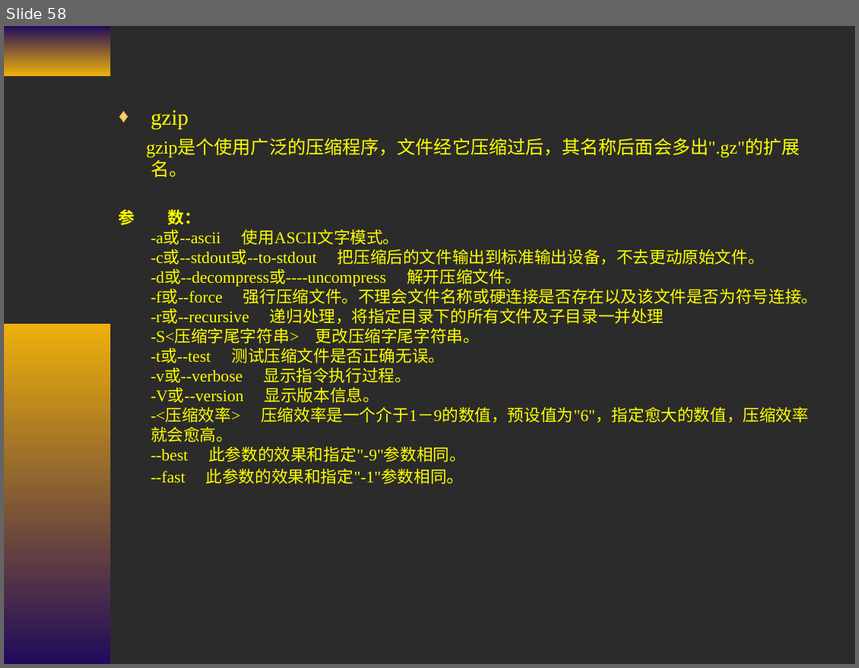
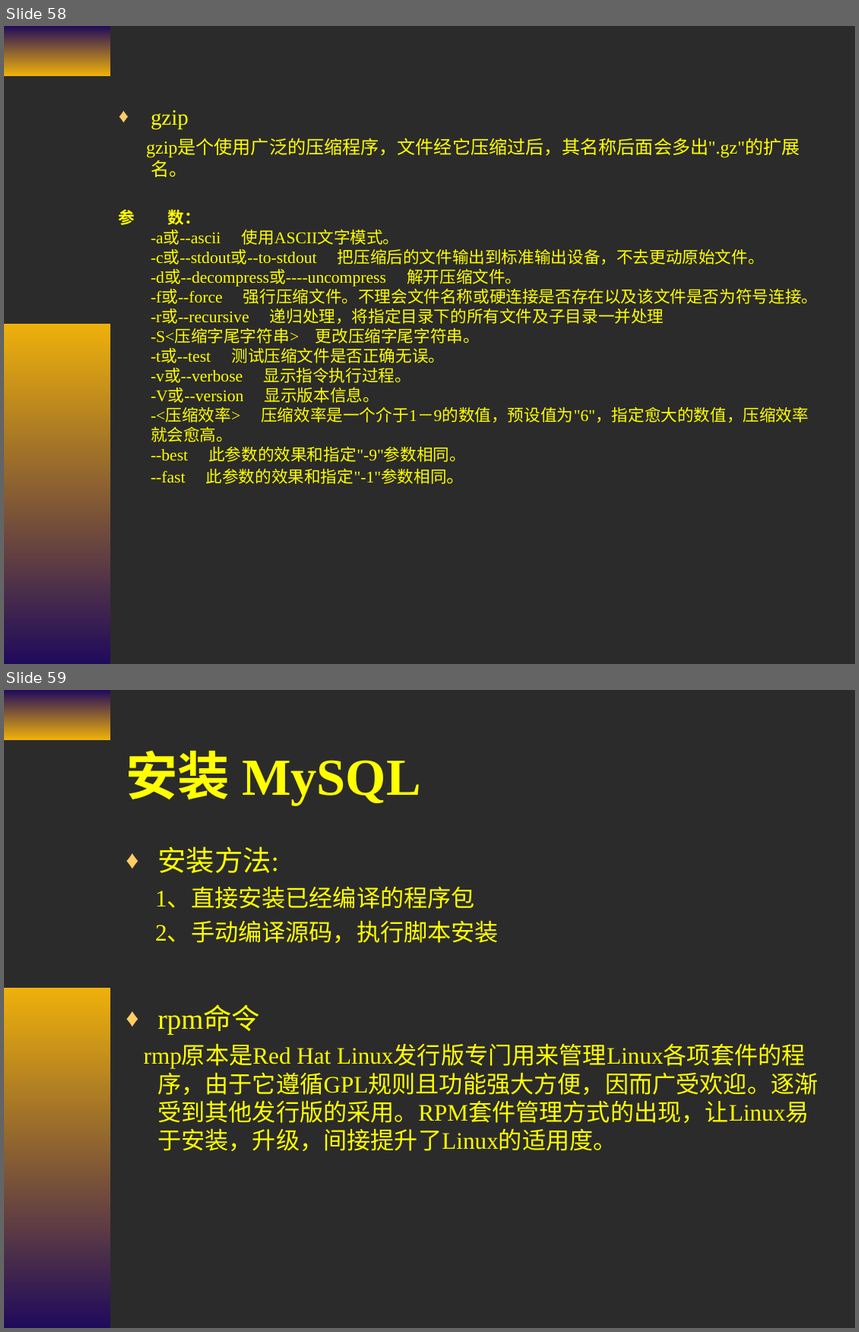
Before and after one commit to cash2one/ekproject, a slide deck: workSpace/temp/资料/复件 第二章 Linux常用命令.ppt. Shown one above the other, each under a label of ours: slide 58 before the commit, slides 58 and 59 after it. The pictures are 859x668 and 859x1332 pixels, drawn with LibreOffice and Linux fonts; fonts in the diff are those of the drawing; background and template pictures are left out; a plain dark background stands for a picture behind light text. Boxes give left, top, right and bottom in pixels: in the first picture for what was removed or moved away, otherwise in the second. Text is boxed around its words. In the diff, an @@ line names an element or a change of style, - is before the commit and + after.

```diff
--- a/workSpace/temp/资料/复件 第二章 Linux常用命令.ppt
+++ b/workSpace/temp/资料/复件 第二章 Linux常用命令.ppt
@@ slide 59 added at [4, 690, 855, 1328], background picture (left out); not listed: 2 template elements that a slide beside it also shows @@
@@ title added at [126, 750, 421, 806], 44 pt, text #FFFF00, bold @@
+安装 MySQL
@@ text added at [144, 847, 818, 1151], 20 pt, text #FFFF00 @@
+♦ 安装方法:
+1、直接安装已经编译的程序包
+2、手动编译源码，执行脚本安装
+♦ rpm命令
+rmp原本是Red Hat Linux发行版专门用来管理Linux各项套件的程序，由于它遵循GPL规则且功能强大方便，因而广受欢迎。逐渐受到其他发行版的采用。RPM套件管理方式的出现，让Linux易于安装，升级，间接提升了Linux的适用度。
```
Also in this commit, not shown: 3 other slides added, 7 slides removed.
